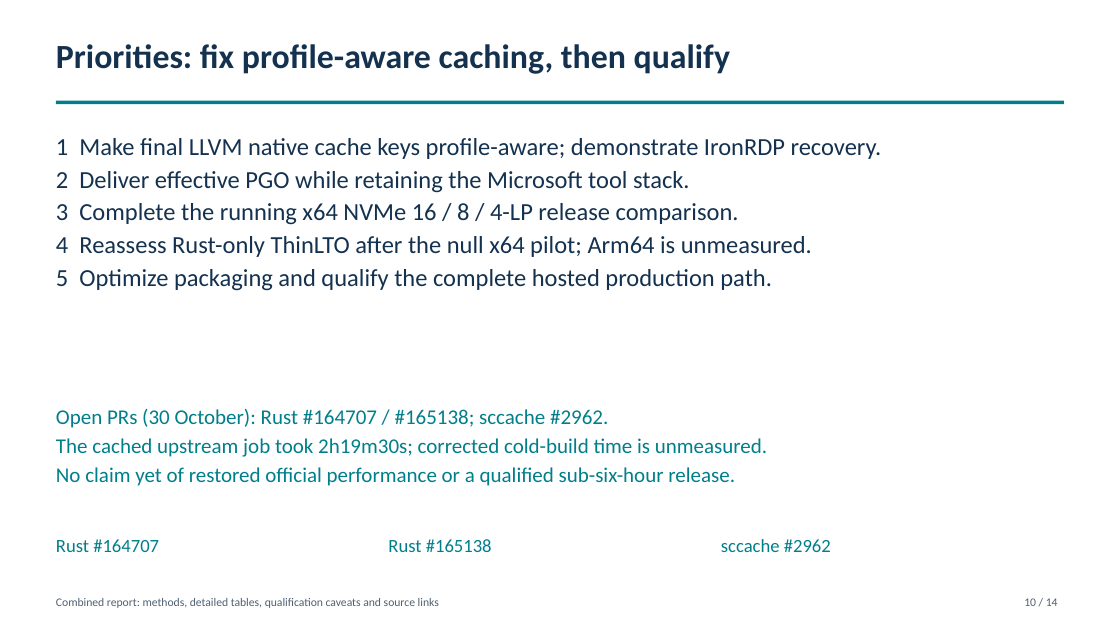
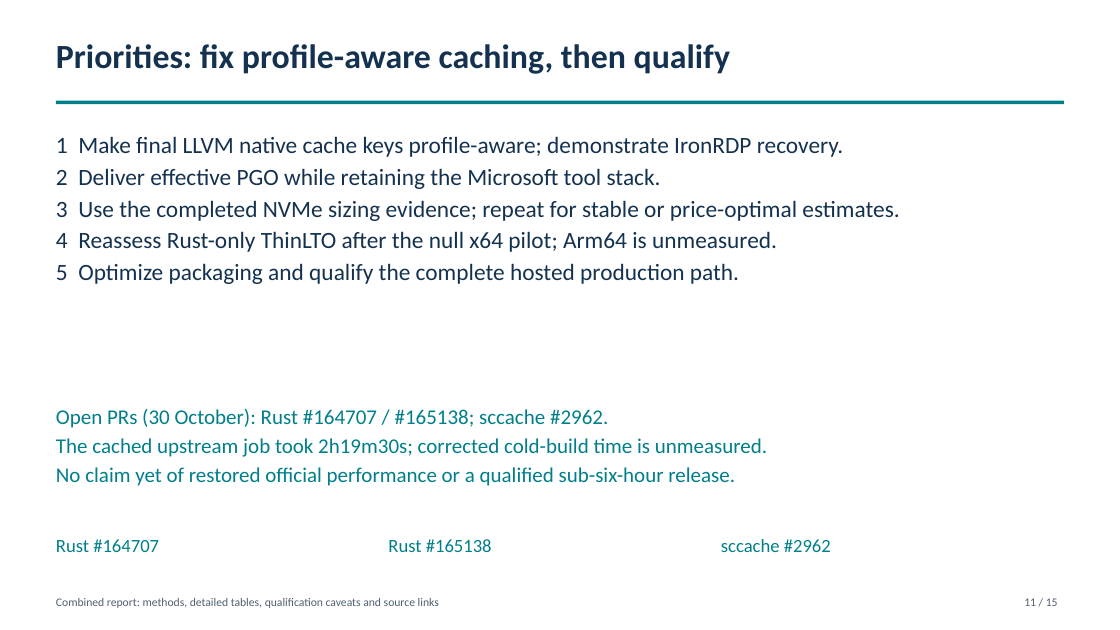
Before and after one commit to marcpems/IronRDP-ci-benchmark, a slide deck: slide 11 of ci-benchmark/matched-release/Rust-Optimization-Summary-Published.pptx (slide 10 before the commit). Drawn at 1120x630 pixels with LibreOffice and Linux fonts; fonts in the diff are those of the drawing. Boxes give left, top, right and bottom in pixels: in the first picture for what was removed or moved away, otherwise in the second. Text is boxed around its words. In the diff, an @@ line names an element or a change of style, - is before the commit and + after.

```diff
--- a/ci-benchmark/matched-release/Rust-Optimization-Summary-Published.pptx
+++ b/ci-benchmark/matched-release/Rust-Optimization-Summary-Published.pptx
@@ text at box(56, 136, 844, 284): size 21 to 20 pt in "1 Make final LLVM native cache keys ...", "2 Deliver effective PGO while retaining the ...", "4 Reassess Rust-only ThinLTO after the null ...", "5 Optimize packaging and qualify the complete ..." @@
@@ text at box(56, 200, 899, 221): text changed; size 21 to 20 pt @@
-3 Complete the running x64 NVMe 16 / 8 / 4-LP release comparison.
+3 Use the completed NVMe sizing evidence; repeat for stable or price-optimal estimates.
@@ text at box(1024, 598, 1058, 606): text changed @@
-10 / 14
+11 / 15
```
Also in this commit, not shown: 13 other slides changed, 1 slide added, 7 other files.
